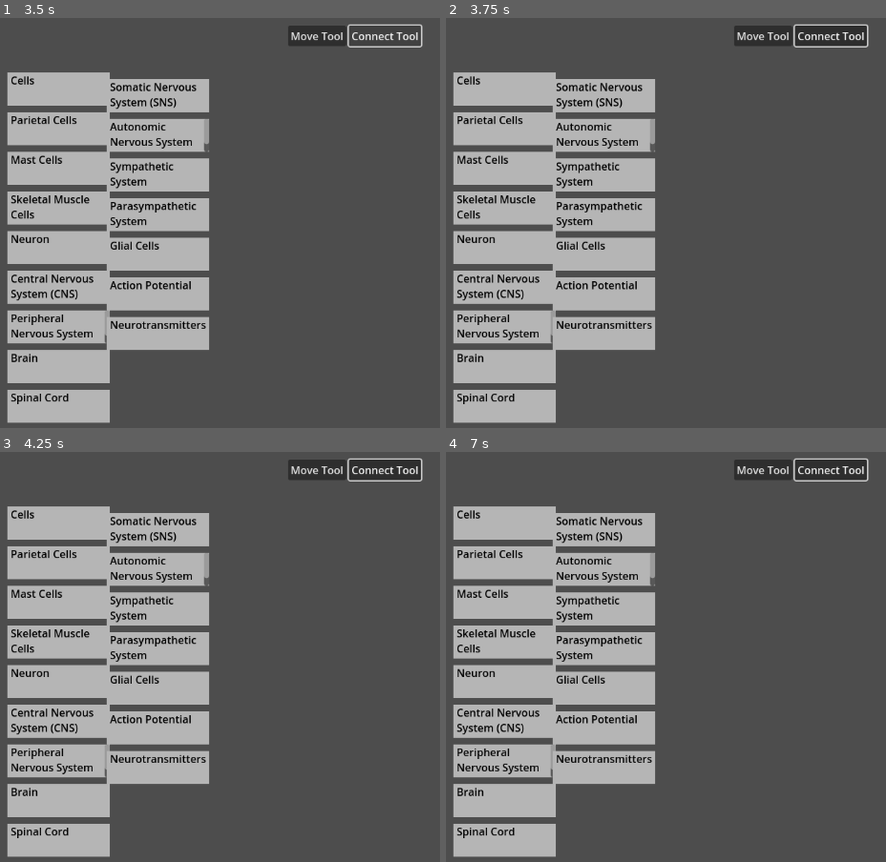
Above: before the commit, frames 1-4 (two rows, left to right).
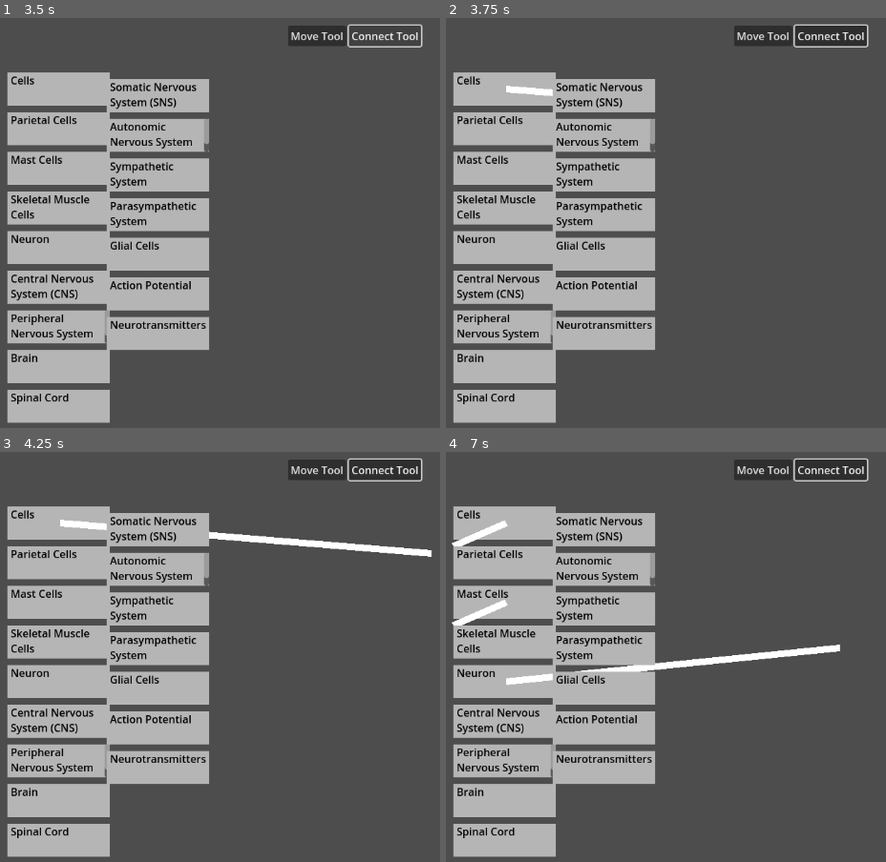
Above: after the commit, the same moments.

Repository: sk337/MindMapGame
Game: Godot game, scene res://scenes/MapGame.tscn
Two runs of this game, one before a commit and one after it. Both use one fixed random seed, a clock stepped at 60 frames per second and the inputs below.
Inputs (mouse positions are in pixels of both pictures, inside the frame that each line leads up to):
- Up to frame 1 (3.5 s): click "Move Tool" at 0.5 s; click "Move Tool" at 1.25 s; click "Move Tool" at 2 s; click "Connect Tool" at 2.75 s
- Up to frame 2 (3.75 s): drag from (507, 87) to (877, 120) at 3.52 s
- Up to frame 3 (4.25 s): no input
- Up to frame 4 (7 s): drag from (507, 562) to (762, 734) at 4.27 s; move the mouse to (507, 603) at 5.02 s; click (507, 603) at 5.17 s; drag from (507, 640) to (573, 583) at 5.77 s; drag from (507, 681) to (837, 648) at 6.52 s

Frame 1 is identical in both runs. In frame 2, 0.2% of the frame differs, in the area x 13-25%, y 16-20%; in frame 3, 1.1%; in frame 4, 1.6%, in the area x 1-90%, y 16-57%.

Commit message:
Lines working better - about to track connections
probably going to break things

Diff:
--- a/scripts/MapGame.gd
+++ b/scripts/MapGame.gd
@@ -4,6 +4,8 @@
 var term_scene_path = "res://scenes/Term.tscn"
 enum Tools {MOVE, CONNECT}
 var current_tool = Tools.MOVE
+var first_clicked_term = null
+var line_in_progress = null
 
 # Called when the node enters the scene tree for the first time.
 func _ready():
@@ -90,7 +92,38 @@
 	if current_tool == Tools.MOVE:
 		pass # done in script for items
 	elif current_tool == Tools.CONNECT:
-		pass
+		if event is InputEventMouseButton and event.button_index == MOUSE_BUTTON_LEFT and event.pressed:
+			var clicked_term = get_clicked_term(event.position)
+#			var clicked_name = clicked_term.get_node("RichTextLabel").text
+#			print("clicked ", clicked_name)
+			if clicked_term != null:
+				if not first_clicked_term:
+					#this is first click, start the line
+					first_clicked_term = clicked_term
+					line_in_progress = Line2D.new()
+					first_clicked_term.add_child(line_in_progress)
+					line_in_progress.add_point(first_clicked_term.get_local_mouse_position())
+					line_in_progress.add_point(first_clicked_term.get_local_mouse_position())
+				else: #second click, finish line
+					var second_clicked_term = clicked_term
+					if second_clicked_term != first_clicked_term:
+						line_in_progress.set_point_position(1, second_clicked_term.global_position - first_clicked_term.get_global_position())
+						# set up signaling for dragging around
+						# set up updating dictionary / list of connections
+						#reset for next connection
+						first_clicked_term = null
+						line_in_progress = null
+			elif first_clicked_term and line_in_progress:
+				# we didn't click a term
+				first_clicked_term.remove_child(line_in_progress)
+				line_in_progress.queue_free()
+				line_in_progress = null
+				first_clicked_term = null
+		else: #input was not a mouse button
+			#handle movement mid-line creation
+			if first_clicked_term and line_in_progress:
+				line_in_progress.set_point_position(1, first_clicked_term.to_local(event.global_position))
+
 
 func _on_move_tool_button_pressed():
 	current_tool = Tools.MOVE
@@ -101,3 +134,10 @@
 	current_tool = Tools.CONNECT
 	for term in get_tree().get_nodes_in_group("terms"):
 		term.set_tool_mode("connect")
+
+func get_clicked_term(click_position) -> Node2D:
+	for term in get_tree().get_nodes_in_group("terms"):
+		if term.get_global_rect().has_point(click_position):
+			print(term.name)
+			return term
+	return null
--- a/scripts/Term.gd
+++ b/scripts/Term.gd
@@ -23,13 +23,6 @@
 		if event is InputEventMouseButton and event.button_index == MOUSE_BUTTON_LEFT:
 			# Get the term's global Rect2
 			var term_rect = get_global_rect()
-#
-			# Convert mouse event position to the Node2D's local space
-#			var local_mouse_pos = to_local(event.global_position)
-#			var rect_min_pos = color_rect.position
-#			var rect_max_pos = rect_min_pos + color_rect.size
-			#print("event: ", event)
-
 			# Check if the click is within the bounds of the ColorRect
 			if event.pressed and term_rect.has_point(event.global_position):
 				drag_offset = to_local(term_rect.position) - to_local(event.global_position)
Not shown, changed: .DS_Store
